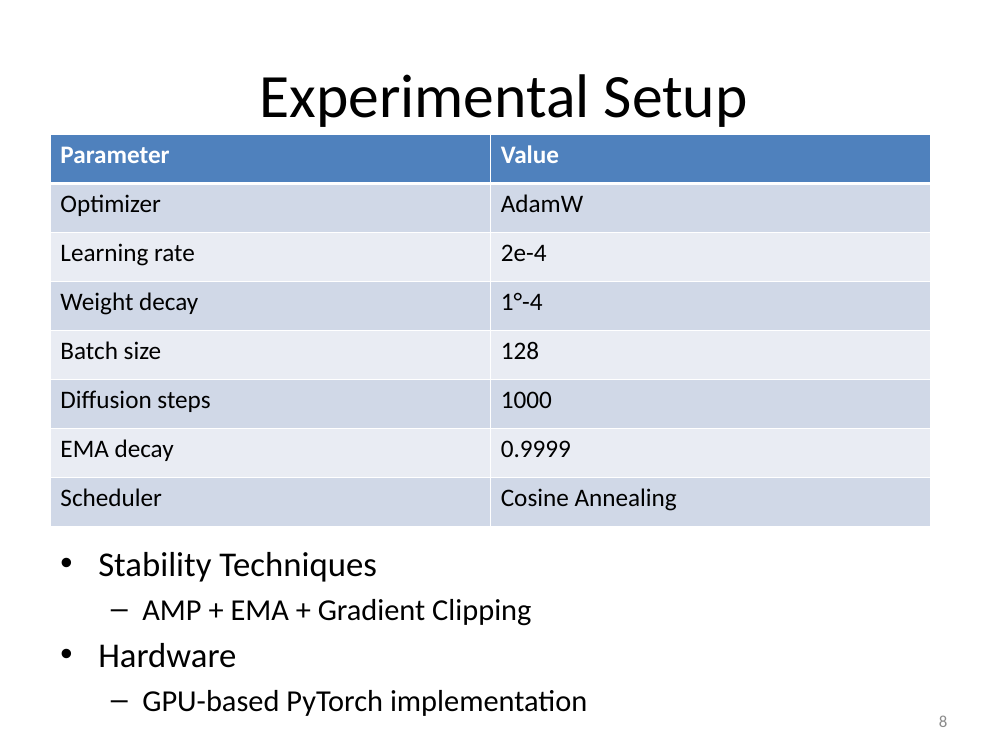
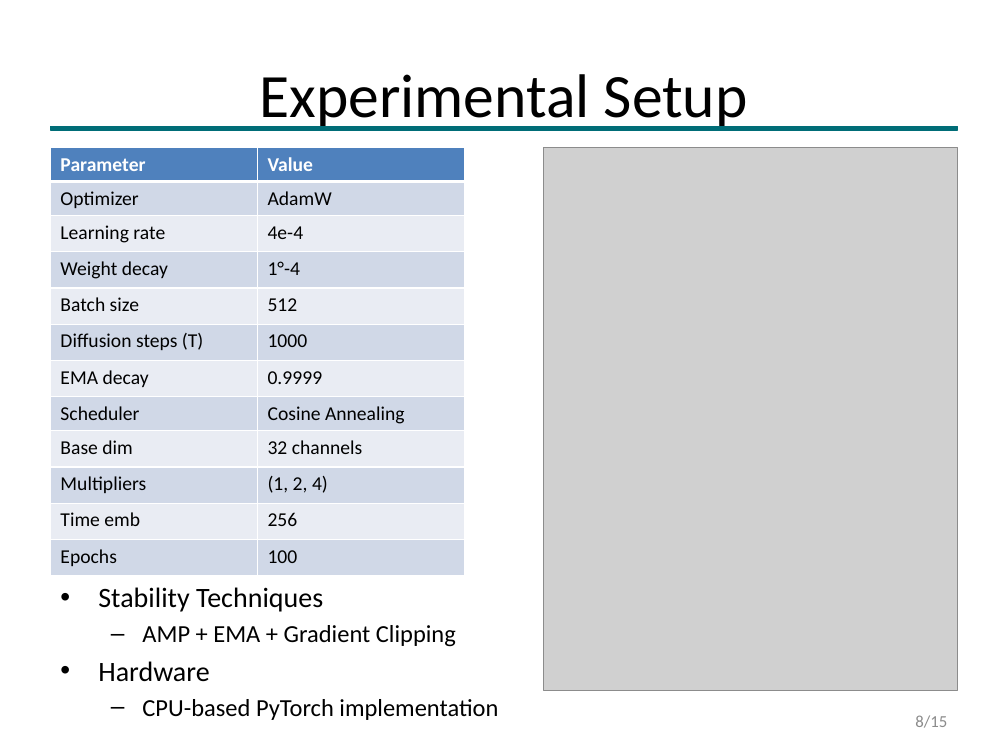
Before and after one commit to yufedor/visionDepthEstimation, a slide deck: slide 8 of Lightweight_Diffusion_Models_Presentation.pptx. Drawn at 1008x756 pixels with LibreOffice and Linux fonts; fonts in the diff are those of the drawing; grey boxes stand for pictures. Boxes give left, top, right and bottom in pixels: in the first picture for what was removed or moved away, otherwise in the second. Text is boxed around its words. In the diff, an @@ line names an element or a change of style, - is before the commit and + after.

```diff
--- a/Lightweight_Diffusion_Models_Presentation.pptx
+++ b/Lightweight_Diffusion_Models_Presentation.pptx
@@ table at (50, 147, 464, 575) @@
-row 3, column 2: 2e-4
+row 3, column 2: 4e-4
-row 5, column 2: 128
+row 5, column 2: 512
-row 6, column 1: Diffusion steps
+row 6, column 1: Diffusion steps (T)
+row 9: Base dim | 32 channels
+row 10: Multipliers | (1, 2, 4)
+row 11: Time emb | 256
+row 12: Epochs | 100
@@ table: place and size @@
-table at (50, 134, 931, 526)
+table at (50, 147, 464, 575)
@@ rectangle added at (50, 126, 958, 130), fill #006D77, outline #006D77 1 pt @@
@@ picture added at (543, 147, 958, 689) @@
@@ text "Stability Techniques": place and size @@
-text "Stability Techniques" at (98, 552, 587, 716)
+text "Stability Techniques" at (98, 587, 498, 720)
@@ text at (98, 587, 456, 682): size 24.8 to 20 pt in "Stability Techniques", "Hardware"; size 21.7 to 17.5 pt in "AMP + EMA + Gradient Clipping" @@
@@ text at (142, 699, 498, 720): text changed; size 21.7 to 17.5 pt @@
-  – GPU-based PyTorch implementation
+  – CPU-based PyTorch implementation
@@ page number at (915, 715, 947, 728): text changed @@
-8
+8/15
```
Also in this commit, not shown: 12 other slides changed, 2 slides added, 2 other files.
